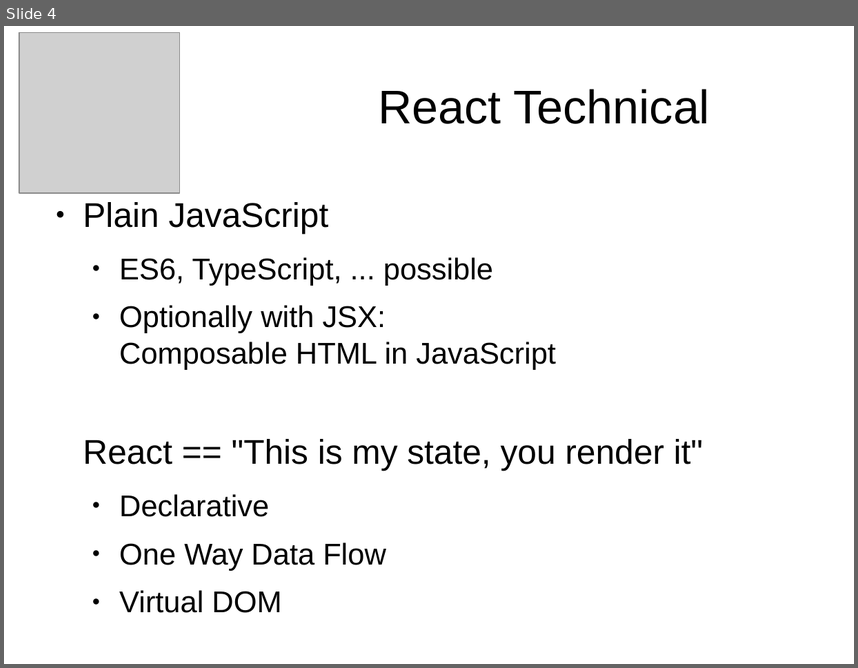
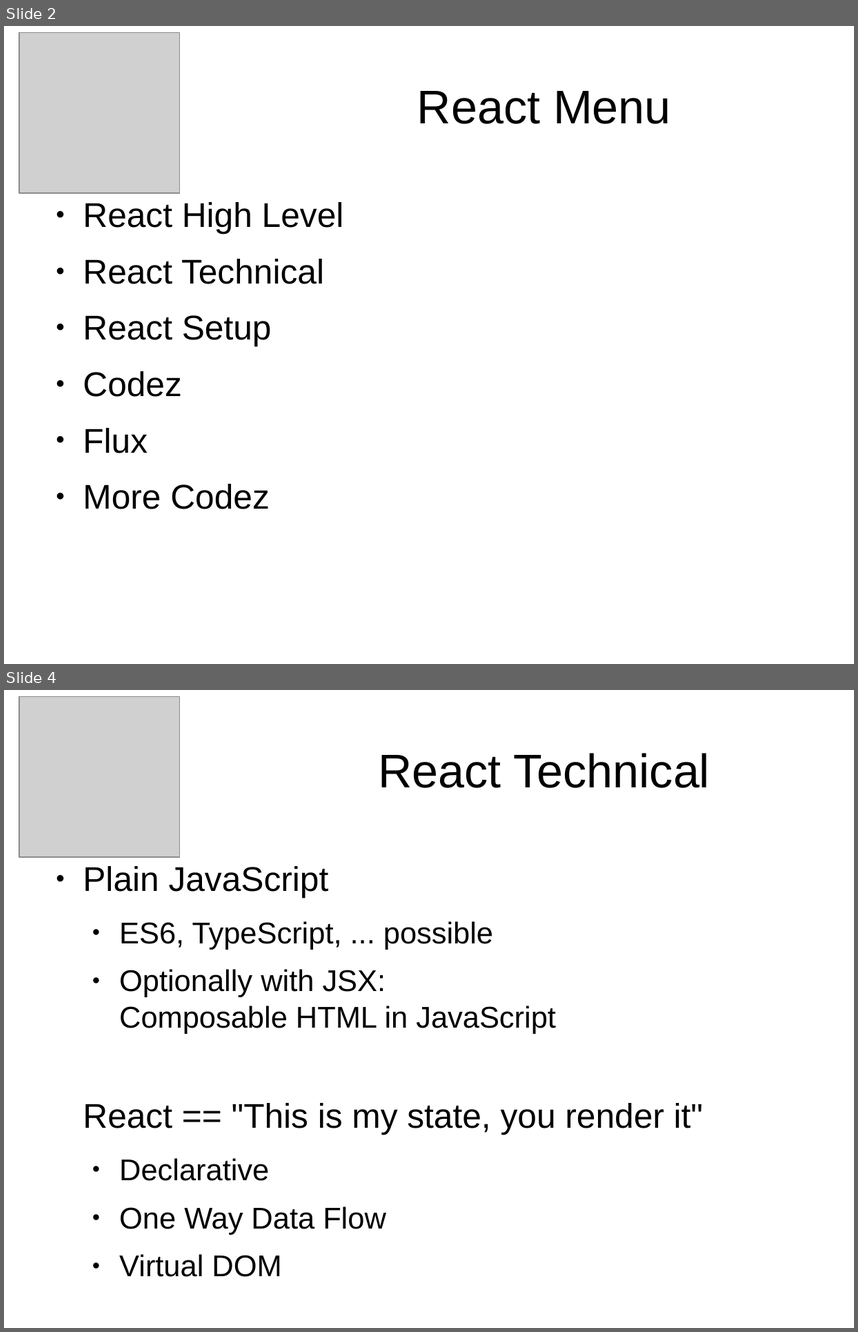
Before and after one commit to itenium-be/Talk-React, a slide deck: T4T-React-2015.odp. Shown one above the other, each under a label of ours: slide 4 before the commit, slides 2 and 4 after it; the slides between them are not shown. The pictures are 858x668 and 858x1332 pixels, drawn with LibreOffice and Linux fonts; fonts in the diff are those of the drawing; grey boxes stand for pictures. Boxes give left, top, right and bottom in pixels: in the first picture for what was removed or moved away, otherwise in the second. Text is boxed around its words. In the diff, an @@ line names an element or a change of style, - is before the commit and + after.

```diff
--- a/T4T-React-2015.odp
+++ b/T4T-React-2015.odp
@@ slide 2 added at (4,26,854,664), background #FFFFFF @@
@@ picture added at (19,32,180,192) @@
@@ title added at (417,91,671,124), 44 pt, text #000000 @@
+React Menu
@@ text added at (83,202,344,509), 32 pt, text #000000 @@
+● React High Level
+● React Technical
+● React Setup
+● Codez
+● Flux
+● More Codez
```
Also in this commit, not shown: 2 slides changed, 2 other slides added, 1 slide removed, 1 other file.
